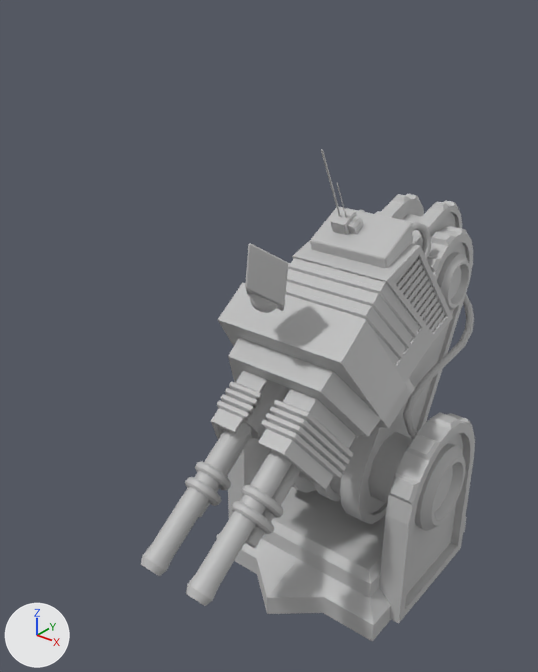
Two versions of the FBX model Major_Project_4th_Dimension/Assets/EnvironmentAssets/Props/Turret/SM_Turret.fbx, one commit apart.
Camera for both pictures: a 50 mm camera at (0.84, -1.374, 1.479) aimed at (-0.082, -0.221, 0.764). The axes (+X, +Y, +Z) are drawn at lower left. The lights are the same throughout. Where no turn or scale is listed for an object, it has been applied to the vertices. Vertices at the same position are counted once.

Script lines for the objects in view, before the commit:
```python
me_mesh = bpy.data.meshes.new('Mesh')
me_mesh.from_pydata(...)  # 421 vertices, 408 faces; spans x -0.28..0.283, y -0.332..0.332, z -0.072..0.408
me_mesh.materials.append(mat_turret_base)  # grey #bcbcbc
me_mesh_001 = bpy.data.meshes.new('Mesh.001')
me_mesh_001.from_pydata(...)  # 992 vertices, 969 faces; spans x -0.229..0.229, y -0.143..0.389, z -0.161..0.525
me_mesh_001.materials.append(mat_turret_base)  # grey #bcbcbc
me_mesh_002 = bpy.data.meshes.new('Mesh.002')
me_mesh_002.from_pydata(...)  # 1969 vertices, 1825 faces; spans x -0.201..0.2, y -0.927..0.104, z -0.496..0.274
me_mesh_002.materials.append(mat_turret_laser)  # grey #bcbcbc
ob_sm_turret_body = bpy.data.objects.new('SM_Turret_Body', me_mesh_001)
ob_sm_turret_body.location = (0.0, 0.0, 0.4)
ob_sm_turret_laser = bpy.data.objects.new('SM_Turret_Laser', me_mesh_002)
ob_sm_turret_laser.location = (0.0, 0.285, 0.878)
ob_sm_turret_swivel = bpy.data.objects.new('SM_Turret_Swivel', me_mesh)
ob_sm_turret_swivel.location = (0.0, 0.0, 0.152)
```
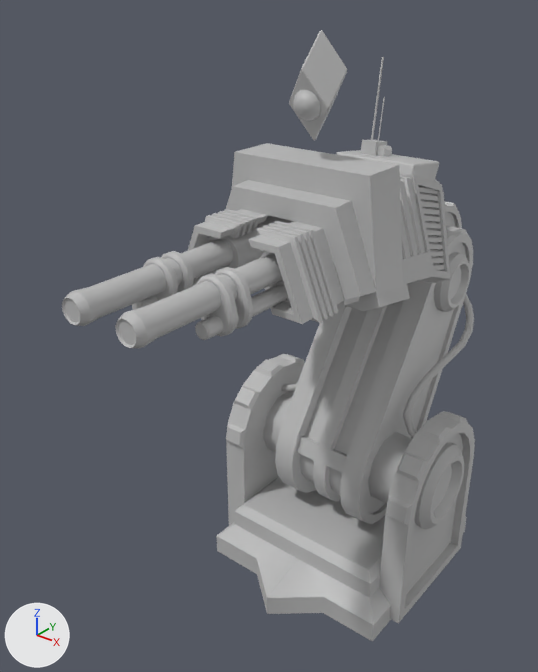
Commit message: MA - Updated Turret Asset

Where the newer file only moved an object's origin or applied its transform, the numbers keep the older frame.

Diff of the bpy script that builds the scene:
```diff
--- a/Major_Project_4th_Dimension/Assets/EnvironmentAssets/Props/Turret/SM_Turret.fbx.py
+++ b/Major_Project_4th_Dimension/Assets/EnvironmentAssets/Props/Turret/SM_Turret.fbx.py
@@ me_mesh @@
 me_mesh.from_pydata(...)  # 421 vertices, 408 faces; spans x -0.28..0.283, y -0.332..0.332, z -0.072..0.408
 # used by ob_sm_turret_swivel; location = (0.0, 0.0, 0.152)
+# me_mesh part 2: the whole mesh is turned -180 degrees about the z axis through the mesh origin
 me_mesh.materials.append(mat_turret_base)
@@ me_mesh_002 @@
 me_mesh_002.from_pydata(...)  # 1969 vertices, 1825 faces; spans x -0.201..0.2, y -0.927..0.104, z -0.496..0.274
 # used by ob_sm_turret_laser; location = (0.0, 0.285, 0.878)
+# me_mesh_002 part 1: the whole mesh is turned -34.8 degrees about the x axis through its middle, then moved by (0.0, 0.295, 1.133)
 me_mesh_002.materials.append(mat_turret_laser)
@@ ob_sm_turret_laser @@
 ob_sm_turret_laser = bpy.data.objects.new('SM_Turret_Laser', me_mesh_002)
-ob_sm_turret_laser.location = (0.0, 0.285, 0.878)
+ob_sm_turret_laser.location = (0.0, 0.0, 0.0)
```

What differs and where, as boxes [x1, y1, x2, y2] in the pictures (538 x 672 px):
'SM_Turret_Laser', mesh turned, moved: before [141, 150, 462, 606]; after [62, 30, 462, 349]
'SM_Turret_Swivel', mesh turned: before [216, 412, 475, 641]; after [216, 354, 475, 641]
'SM_Turret_Body', unchanged, uncovered by the edit: before [264, 211, 474, 524]; after [263, 226, 474, 524]
